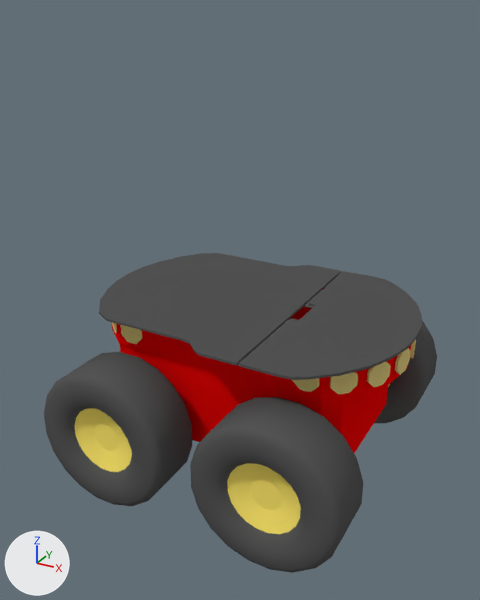
The Blender file pioneer3.blend: old version first, new version second.
Rendered twice from a 50 mm lens placed at (0.445, -0.861, 0.526), pointed at (-0.011, -0.032, 0.112). The lights are fixed; the arrows at lower left show +X, +Y and +Z.
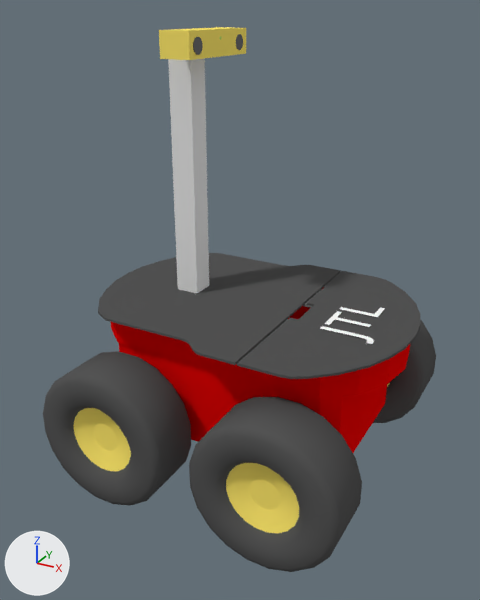
The change, as a diff of the scene's bpy script:
```diff
--- a/pioneer3.blend.py
+++ b/pioneer3.blend.py
@@ me_cylinder @@
 # used by ob_cylinder_001; location = (-0.142, -0.138, 0.072); rotation_euler = (1.571, 0.393, 0.0), in degrees (90, 23, 0); scale = (-0.0202, -0.0202, -0.00212)
-me_cylinder.from_pydata(...)  # 100 vertices, 64 faces; spans x -1.0..5.1, y -1.0..2.8, z -1.0..61.0
-me_cylinder.materials.append(mat_material_006)  # yellow #dcc97e
+me_cylinder.from_pydata(...)  # 64 vertices, 34 faces; spans x -1.0..1.0, y -1.0..1.0, z -1.0..1.0
+# me_cylinder part 1: 6 loose pieces with 75 vertices, spanning x 1.3..5.1, y -0.1..2.8, z 2.1..61.0, are deleted
+# me_cylinder part 2: 9 vertices removed from x -1.0..1.0, y -1.0..1.0, z -1.0; 48 vertices added at x -1.0..1.0, y -1.0..1.0, z -1.0..1.0
+# me_cylinder part 3: the surface is now shaded flat
+me_cylinder.materials.append(mat_material_001)  # dark grey #6d6d6d
@@ me_cylinder_003 @@
+me_cylinder_003.from_pydata(...)  # a 32-sided cylinder along z spanning x -1.0..1.0, y -1.0..1.0, z -1.0..1.0
+me_cylinder_003.materials.append(mat_material_009)  # dark grey #6d6d6d
@@ txt_jtl_002 @@
+txt_jtl_002 = bpy.data.curves.new('JTL.002', 'FONT')
+txt_jtl_002.body = 'JTL'
+txt_jtl_002.materials.append(mat_material_014)  # white #ffffff
+txt_jtl_002.align_x = 'CENTER'
+txt_jtl_002.size = 0.09
@@ ob_plane_001 @@
 ob_plane_001 = bpy.data.objects.new('Plane.001', me_mesh)
-ob_plane_001.location = (0.0, 0.0, 0.0)
+ob_plane_001.location = (-0.002, 0.0, 0.0)
 ob_plane_001.rotation_euler = (3.142, 0.0, 3.142)  # degrees (180, 0, 180)
@@ ob_cube_001 @@
 ob_cube_001 = bpy.data.objects.new('Cube.001', me_cube_001)
-ob_cube_001.location = (0.0, 0.0, -0.177)
+ob_cube_001.location = (-0.002, 0.0, -0.177)
 ob_cube_001.scale = (1.0, -1.0, 1.0)
@@ ob_plane_010 @@
 ob_plane_010 = bpy.data.objects.new('Plane.010', me_plane_002)
-ob_plane_010.location = (0.156, 0.0, -0.029)
+ob_plane_010.location = (0.154, 0.0, -0.029)
 ob_plane_010.rotation_euler = (3.142, 0.0, 0.0)  # degrees (180, 0, 0)
@@ ob_cylinder_003 @@
-ob_cylinder_003 = bpy.data.objects.new('Cylinder.003', me_cylinder_001)
@@ ob_cylinder_002 @@
 ob_cylinder_002 = bpy.data.objects.new('Cylinder.002', me_cylinder_001)
-ob_cylinder_002.location = (-0.142, 0.138, 0.072)
-ob_cylinder_002.rotation_euler = (1.571, 0.393, 0.0)  # degrees (90, 23, 0)
+ob_cylinder_002.location = (-0.065, 0.001, 0.488)
+ob_cylinder_002.rotation_euler = (0.0, 1.571, 0.0)  # degrees (0, 90, 0)
 ob_cylinder_002.scale = (-0.0202, -0.0202, 0.00212)
@@ ob_cylinder_001 @@
-ob_cylinder_001 = bpy.data.objects.new('Cylinder.001', me_cylinder)
-ob_cylinder_001.location = (-0.142, -0.138, 0.072)
-ob_cylinder_001.rotation_euler = (1.571, 0.393, 0.0)  # degrees (90, 23, 0)
-ob_cylinder_001.scale = (-0.0202, -0.0202, -0.00212)
+ob_cylinder_001 = bpy.data.objects.new('Cylinder.001', me_cylinder_003)
+ob_cylinder_001.location = (-0.065, 0.056, 0.48)
+ob_cylinder_001.rotation_euler = (0.0, 1.571, 0.0)  # degrees (0, 90, 0)
+ob_cylinder_001.scale = (0.011, 0.011, -0.005)
@@ ob_cylinder @@
 ob_cylinder = bpy.data.objects.new('Cylinder', me_cylinder)
-ob_cylinder.location = (0.148, -0.138, 0.072)
-ob_cylinder.rotation_euler = (1.571, 0.393, 0.0)  # degrees (90, 23, 0)
-ob_cylinder.scale = (0.0202, 0.0202, -0.00212)
+ob_cylinder.location = (-0.064, -0.06, 0.48)
+ob_cylinder.rotation_euler = (0.0, 1.571, 0.0)  # degrees (0, 90, 0)
+ob_cylinder.scale = (0.011, 0.011, -0.005)
@@ ob_plane_009 @@
 ob_plane_009 = bpy.data.objects.new('Plane.009', me_plane_003)
-ob_plane_009.location = (0.156, 0.0, -0.029)
+ob_plane_009.location = (0.154, 0.0, -0.029)
 ob_plane_009.rotation_euler = (3.142, 0.0, 0.0)  # degrees (180, 0, 0)
@@ ob_plane_003 @@
 ob_plane_003 = bpy.data.objects.new('Plane.003', me_plane_001)
-ob_plane_003.location = (-0.155, 0.0, -0.029)
+ob_plane_003.location = (-0.157, 0.0, -0.029)
 ob_plane_003.rotation_euler = (3.142, 0.0, 0.0)  # degrees (180, 0, 0)
@@ ob_cube_003 @@
+ob_cube_003 = bpy.data.objects.new('Cube.003', me_cube_003)  # a box spanning x -1.0..1.0, y -1.0..1.0, z -1.0..1.0; in mat_material_005 (white #e7e7e7)
+ob_cube_003.location = (-0.116, -0.001, 0.248)
+ob_cube_003.scale = (0.019, 0.019, 0.215)
@@ ob_cube_004 @@
+ob_cube_004 = bpy.data.objects.new('Cube.004', me_cube_004)  # a box spanning x -1.0..1.0, y -1.0..1.0, z -1.0..1.0; in mat_material_010 (yellow #ffe86c)
+ob_cube_004.location = (-0.084, -0.002, 0.482)
+ob_cube_004.rotation_euler = (-1.571, 0.0, -1.571)  # degrees (-90, 0, -90)
+ob_cube_004.scale = (0.0785, 0.018, 0.0235)
@@ ob_text @@
+ob_text = bpy.data.objects.new('text', txt_jtl_002)
+ob_text.location = (0.19, 0.007, 0.102)
+ob_text.rotation_euler = (0.0, 0.0, 1.571)  # degrees (0, 0, 90)
```

What differs and where, as boxes (x1, y1, x2, y2) in the pictures (480 x 600 px):
'Cube.001', moved
    before: (99, 253, 422, 380)
    after: (98, 253, 421, 379)
'Plane.009', moved
    before: (190, 397, 363, 573)
    after: (189, 397, 362, 572)
'Plane.003', moved
    before: (44, 352, 192, 506)
    after: (43, 351, 191, 506)
'Plane.001', moved
    before: (111, 288, 411, 453)
    after: (111, 287, 410, 453)
'Cube.003', added
    after: (168, 58, 209, 293)
'Plane.010', moved
    before: (374, 321, 437, 423)
    after: (373, 320, 436, 423)
'Cube.004', added (yellow)
    after: (159, 27, 246, 60)
'Cylinder', reshaped, moved, turned, rescaled
    before: (292, 348, 411, 394)
    after: (193, 37, 203, 55)
'text', added
    after: (321, 307, 385, 344)
'Cylinder.001', reshaped, moved, turned, rescaled
    before: (112, 322, 142, 344)
    after: (236, 34, 243, 50)
'Cylinder.003', deleted
    before: (410, 340, 416, 358)
part 1 of me_cylinder, deleted (yellow)
    before: (112, 322, 411, 394)
part 2 of me_cylinder, built on
    before: (121, 325, 319, 392)
    after: (193, 37, 203, 55)
